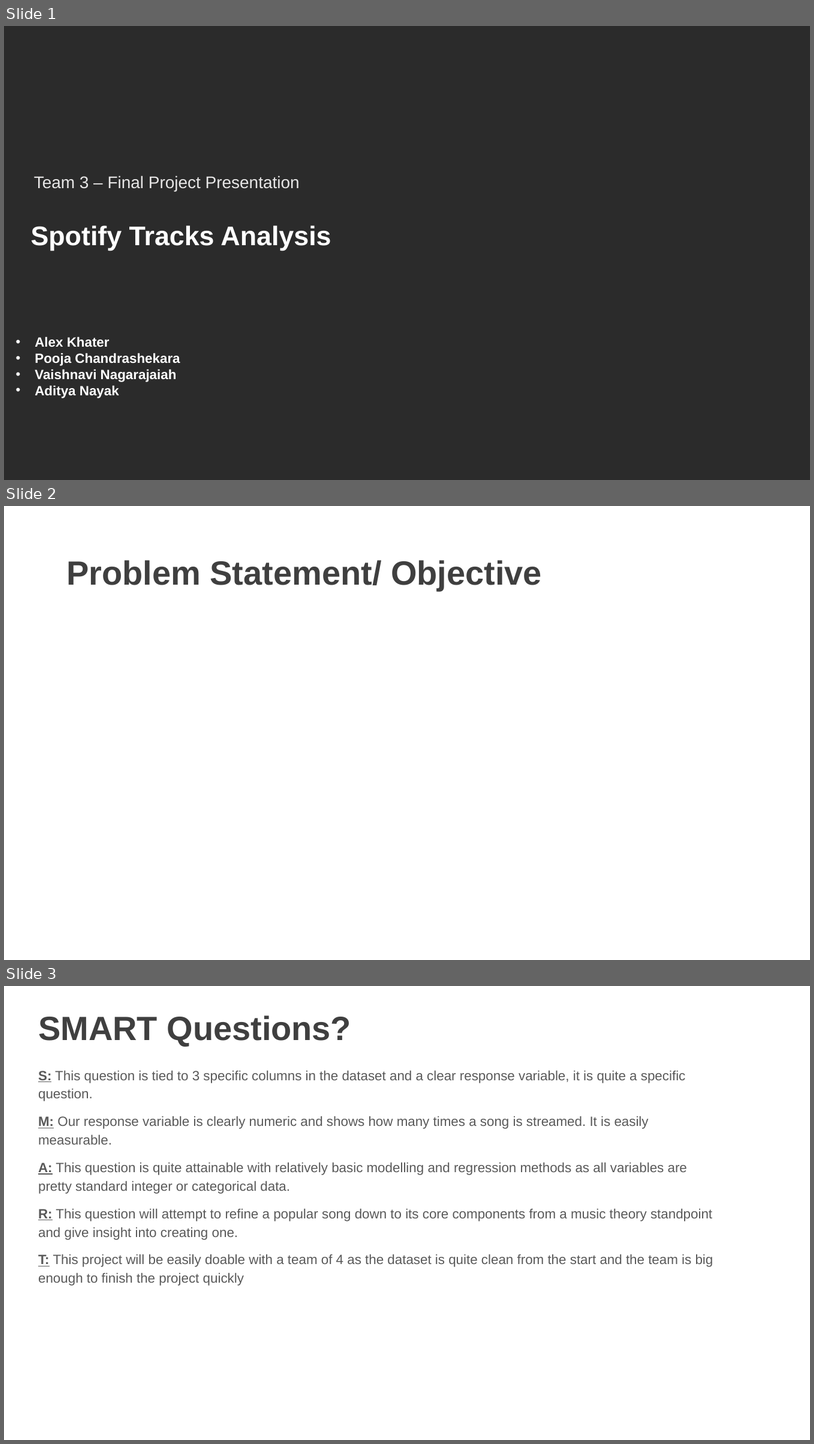
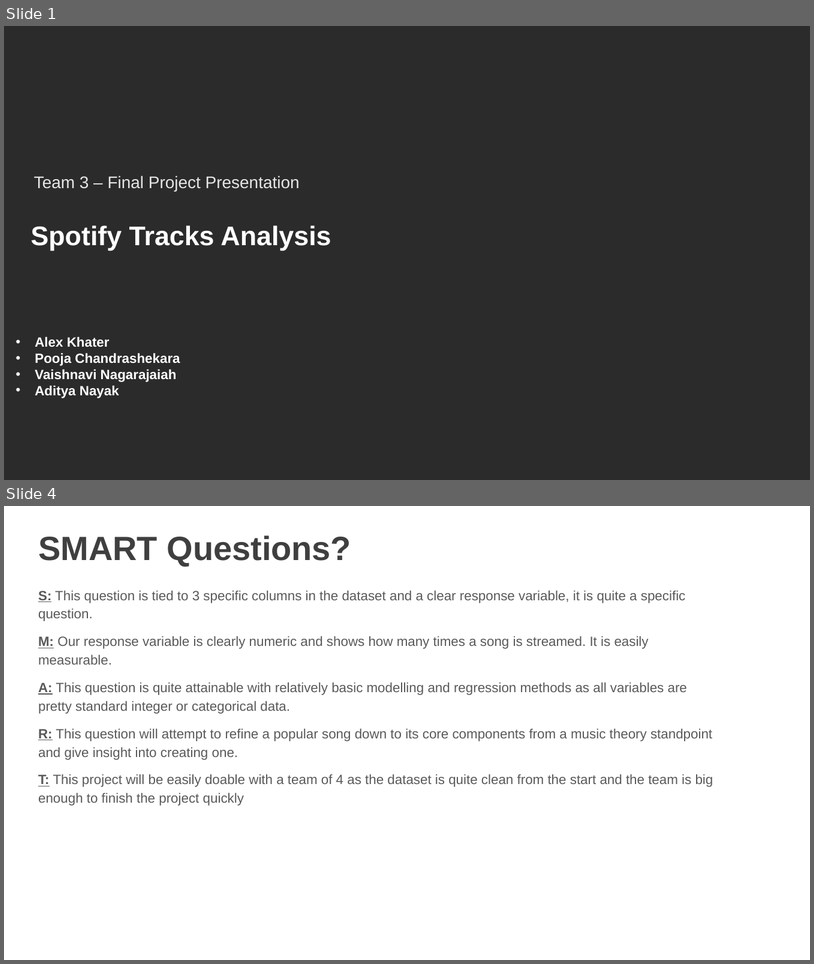
Before and after one commit to awinkhater/DATS6103T3, a slide deck: Team 3 – Final Project Presentation.pptx. Shown one above the other, each under a label of ours: slides 1, 2 and 3 before the commit, slides 1 and 4 after it; the slides between them are not shown. The pictures are 814x1444 and 814x964 pixels, drawn with LibreOffice and Linux fonts; fonts in the diff are those of the drawing; background and template pictures are left out; a plain dark background stands for a picture behind light text. Boxes give left, top, right and bottom in pixels: in the first picture for what was removed or moved away, otherwise in the second. Text is boxed around its words. In the diff, an @@ line names an element or a change of style, - is before the commit and + after.

```diff
--- a/Team 3 – Final Project Presentation.pptx
+++ b/Team 3 – Final Project Presentation.pptx
@@ slide 2 removed at (4,506,810,960), background picture (left out) @@
@@ title removed at (66,560,542,591) @@
-Problem Statement/ Objective
@@ what was slide 3 is now slide 4 @@
```
Also in this commit, not shown: 1 slide changed, 4 slides added, 1 other slide removed.
